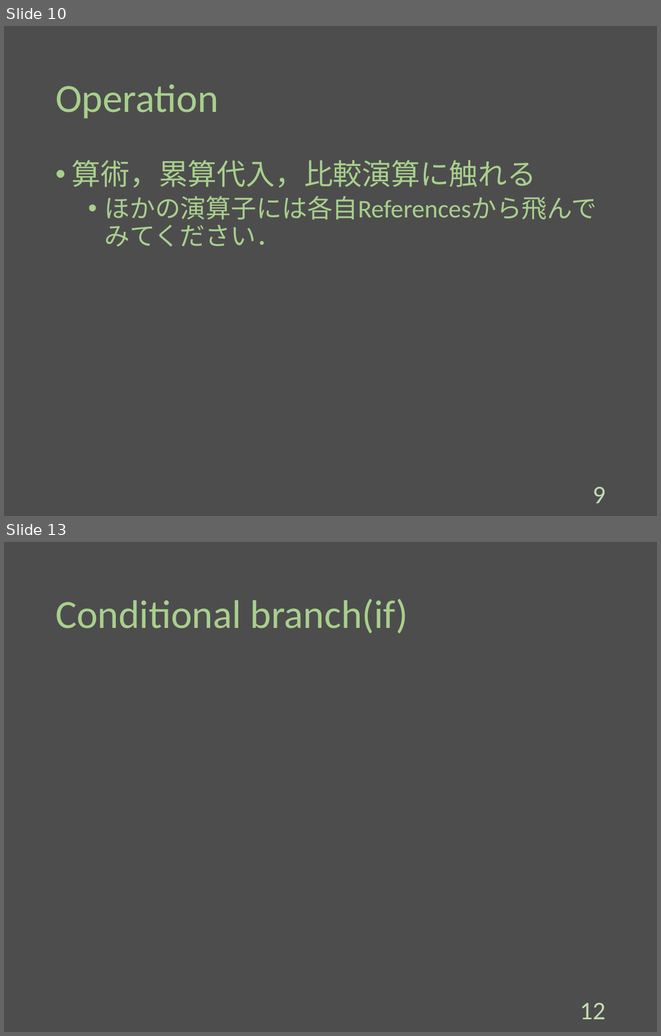
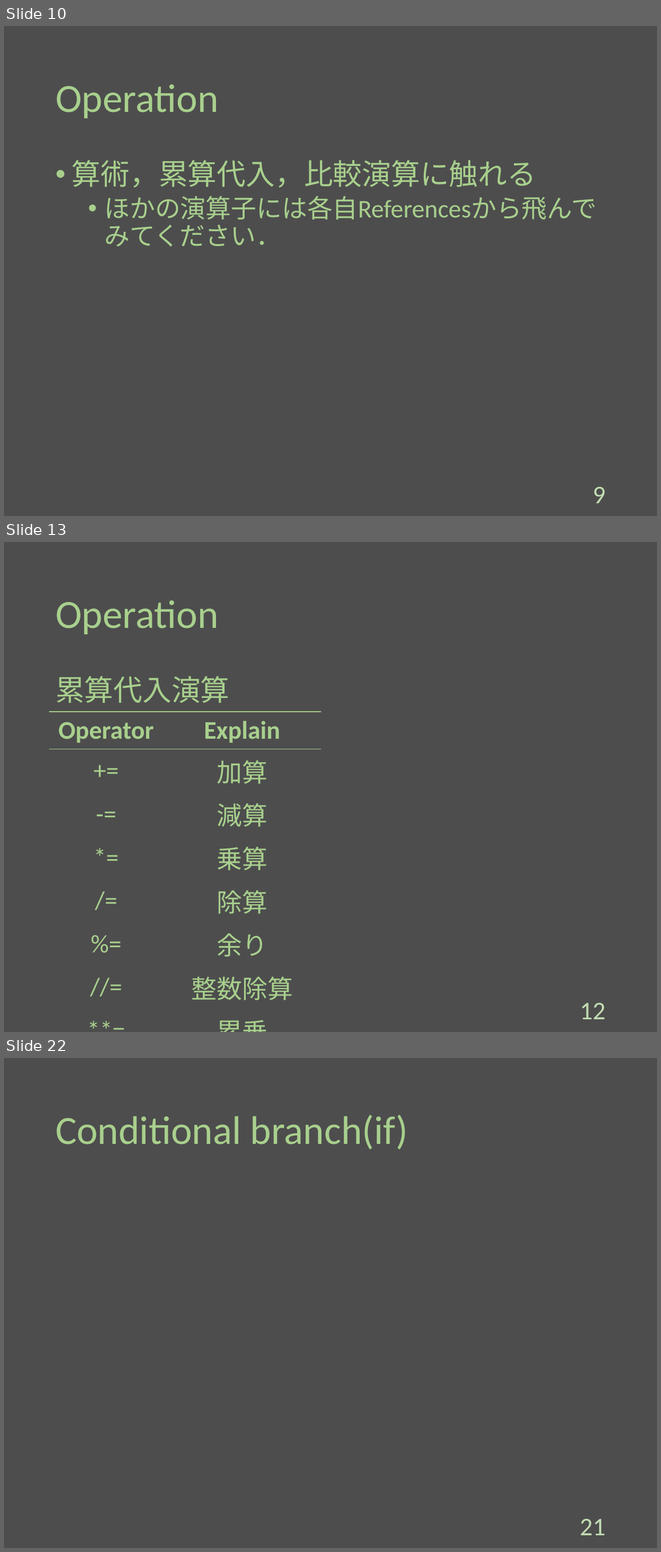
Before and after one commit to Melbeck777/program_seminar, a slide deck: ProgramSlide.pptx. Shown one above the other, each under a label of ours: slides 10 and 13 before the commit, slides 10, 13 and 22 after it; the slides between them are not shown. The pictures are 661x1036 and 661x1552 pixels, drawn with LibreOffice and Linux fonts; fonts in the diff are those of the drawing. Boxes give left, top, right and bottom in pixels: in the first picture for what was removed or moved away, otherwise in the second. Text is boxed around its words. In the diff, an @@ line names an element or a change of style, - is before the commit and + after.

Commit message:
[add]:Write operation and rule of variable name.

```diff
--- a/ProgramSlide.pptx
+++ b/ProgramSlide.pptx
@@ slide 13 added at box(4, 542, 657, 1032), background #4D4D4D @@
@@ title added at box(55, 600, 219, 634), 44 pt, text #A8D08D @@
+Operation
@@ text added at box(55, 676, 230, 703), 32 pt, text #A8D08D @@
+累算代入演算
@@ table added at box(49, 712, 321, 1007), 8 rows, 2 columns @@
+Operator | Explain
++= | 加算
+-= | 減算
+*= | 乗算
+/= | 除算
+%= | 余り
+//= | 整数除算
+**= | 累乗
@@ page number added at box(580, 1003, 605, 1019), 28 pt, text #C3DDB3 @@
+12
@@ what was slide 13 is now slide 22 @@
@@ page number at box(580, 1519, 605, 1535): text changed @@
-12
+21
```
Also in this commit, not shown: 5 slides changed, 8 other slides added.
